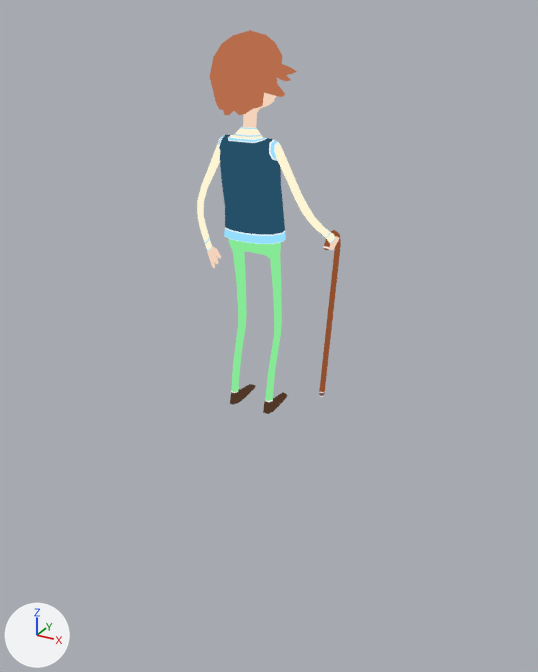
An edit to the glTF model godot/assets/models/battle/summons/SnappyDresser.glb, drawn before and after from the same camera.
One viewpoint serves both versions: a 50 mm lens placed at (0.23, -0.402, 0.253), pointed at (-0.001, 0.018, 0.043). Arrows for +X, +Y and +Z are at lower left; the lights stay in place. The older version comes first. Both versions are drawn at frame 1 of the action 'Handsome_Intro'; the numbers are the values there. Vertices at exactly the same position are counted once.

The first picture shows 'HandsomeMan'.
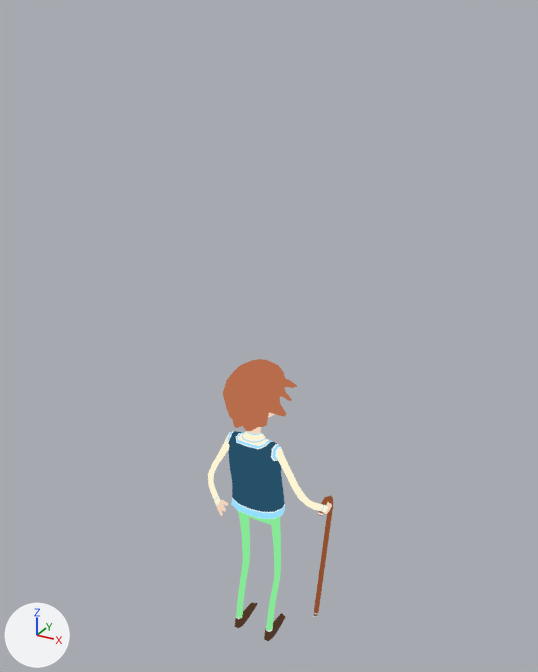
Where the change shows, as pixel boxes (x1, y1, x2, y2) in the pictures (538 x 672 px; the box of a moved part takes in the faces that stretch with it):
```json
{"object": "HandsomeMan", "change": "reshaped, rescaled, moved, turned", "before": [197, 30, 341, 414], "after": [208, 359, 333, 641]}
{"part": 1, "of": "me_handsomeman", "change": "moved or reshaped", "before": [218, 134, 286, 244], "after": [227, 431, 285, 519]}
{"part": 2, "of": "me_handsomeman", "change": "moved or reshaped", "before": [234, 127, 262, 137], "after": [242, 431, 266, 443]}
{"part": 3, "of": "me_handsomeman", "change": "moved or reshaped", "before": [229, 239, 287, 414], "after": [235, 509, 286, 641]}
{"part": 4, "of": "me_handsomeman", "change": "moved or reshaped", "before": [243, 93, 276, 128], "after": [249, 413, 274, 434], "on screen": "mostly hidden afterwards"}
{"part": 5, "of": "me_handsomeman", "change": "moved or reshaped", "before": [210, 30, 297, 115], "after": [223, 359, 297, 431]}
{"part": 6, "of": "me_handsomeman", "change": "moved or reshaped", "before": [197, 144, 221, 268], "after": [208, 436, 229, 516]}
{"part": 7, "of": "me_handsomeman", "change": "moved or reshaped", "before": [276, 144, 339, 250], "after": [277, 448, 332, 514]}
{"part": 8, "of": "me_handsomeman", "change": "moved or reshaped", "before": [319, 230, 341, 397], "after": [313, 495, 333, 617]}
```

Scene script edits in JSON lines:
```json
{"block": "me_handsomeman", "where": "# used by ob_handsomeman; parent = ob_snappydresser; location = (0.0, 0.0, 0.0); rotation_euler = (1.571, 0.0, 0.0), in degrees (90, 0, 0)"}
{"op": "remove", "block": "me_handsomeman", "code": "me_handsomeman.from_pydata(...)  # 883 vertices, 1704 faces; spans x -0.81..0.92, y -0.02..4.84, z -0.81..0.55"}
{"op": "add", "block": "me_handsomeman", "code": "me_handsomeman.from_pydata(...)  # 883 vertices, 1704 faces; spans x -0.82..0.96, y -0.5..0.83, z -4.14..0.63"}
{"block": "me_handsomeman", "change": "me_handsomeman part 1: the loose piece of 150 vertices spanning x -0.43..0.41, y 2.4..3.68, z -0.21..0.41 is multiplied about its middle by the matrix ((1.025, 0.008, -0.005), (-0.006, 0.005, -1.024), (-0.008, 0.976, 0.015)), then moved by (0.02, -3.13, -1.23)"}
{"block": "me_handsomeman", "change": "me_handsomeman part 2: the loose piece of 28 vertices spanning x -0.18..0.16, y 3.57..3.78, z -0.01..0.34 is turned 88.1 degrees about the x axis through its middle and scaled by 1.02, then moved by (0.02, -3.83, -0.67)"}
{"block": "me_handsomeman", "change": "me_handsomeman part 3: the loose piece of 159 vertices spanning x -0.35..0.35, y 0.01..2.4, z -0.33..0.27 is multiplied about its middle by the matrix ((1.021, 0.006, -0.001), (-0.001, 0.005, -1.022), (-0.006, 0.981, 0.005)), then moved by (0.01, -1.17, -2.9)"}
{"block": "me_handsomeman", "change": "me_handsomeman part 4: the loose piece of 116 vertices spanning x -0.36..0.34, y 3.62..4.52, z -0.24..0.36 is turned 86.1 degrees about the x axis through its middle, then moved by (0.03, -4.09, -0.19)"}
{"block": "me_handsomeman", "change": "me_handsomeman part 5: the loose piece of 149 vertices spanning x -0.44..0.46, y 3.94..4.84, z -0.39..0.55 is multiplied about its middle by the matrix ((1.022, 0.01, -0.009), (-0.009, 0.065, -1.022), (-0.01, 0.977, 0.063)), then moved by (0.03, -4.4, 0.11)"}
{"block": "me_handsomeman", "change": "me_handsomeman part 6: the loose piece of 123 vertices spanning x -0.81..-0.29, y 1.83..3.61, z -0.29..0.25 is multiplied about its middle by the matrix ((0.983, 0.018, -0.008), (-0.008, -0.003, -0.983), (-0.018, 0.983, -0.003)), then moved by (0.0, -2.68, -1.41)"}
{"block": "me_handsomeman", "change": "me_handsomeman part 7: the loose piece of 123 vertices spanning x 0.29..0.92, y 2.2..3.62, z -0.62..0.22 is multiplied about its middle by the matrix ((0.995, -0.007, 0.001), (0.001, -0.012, -0.995), (0.007, 0.995, -0.012)), then moved by (0.04, -2.7, -1.06)"}
{"block": "me_handsomeman", "change": "me_handsomeman part 8: the loose piece of 35 vertices spanning x 0.66..0.84, y -0.02..2.44, z -0.81..-0.37 is multiplied about its middle by the matrix ((1.025, 0.009, -0.005), (-0.004, 0.005, -1.026), (-0.007, 0.98, 0.007)), then moved by (0.03, -0.6, -2.34)"}
{"op": "remove", "block": "ob_handsomeman", "code": "ob_handsomeman.parent = ob_snappydresser"}
{"op": "set", "path": "ob_handsomeman.rotation_euler", "old": "(1.571, 0.0, 0.0)", "new": "(0.0, 0.0, 0.0)", "note": "degrees (90, 0, 0) -> degrees (0, 0, 0)"}
{"op": "set", "path": "ob_handsomeman.scale", "old": "(1.0, 1.0, 1.0)", "new": "(0.05, 0.05, 0.05)"}
```
